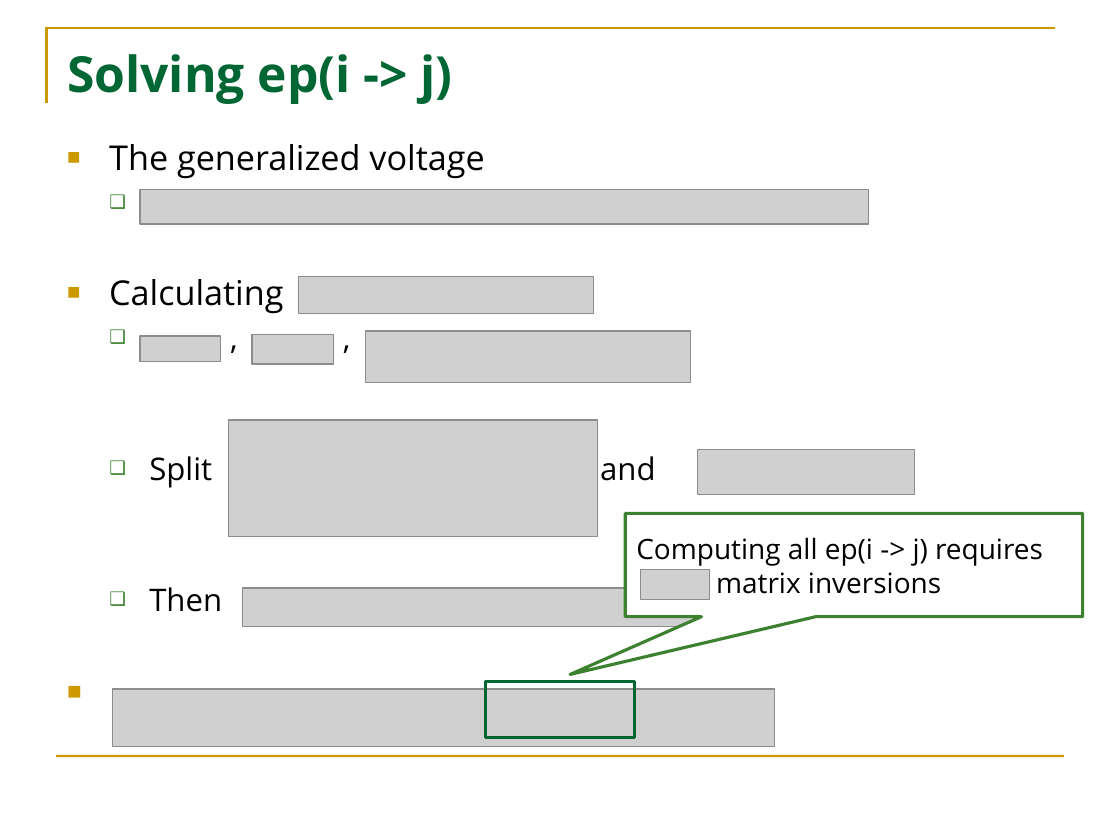
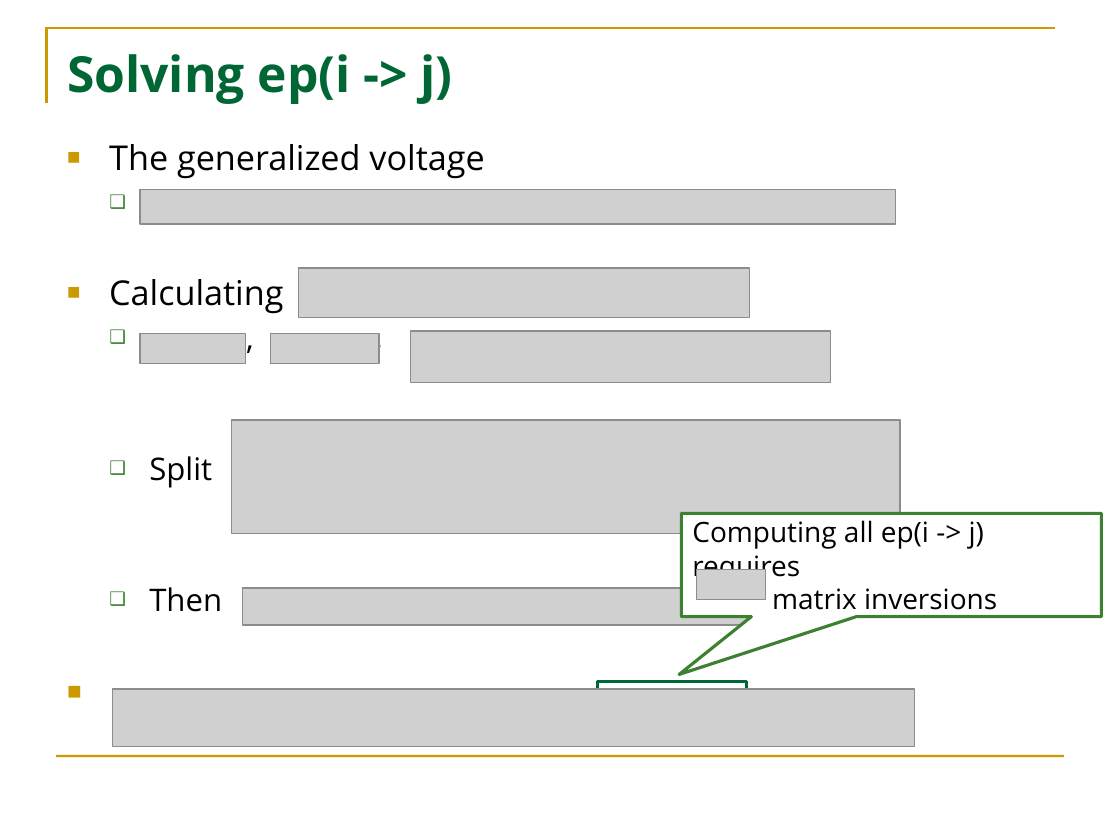
Before and after one commit to HuanSGT/rw-dir-prox, a slide deck: slide 13 of rw-pdf.pptx. Drawn at 1120x840 pixels with LibreOffice and Linux fonts; fonts in the diff are those of the drawing; grey boxes stand for pictures. Boxes give left, top, right and bottom in pixels: in the first picture for what was removed or moved away, otherwise in the second. Text is boxed around its words. In the diff, an @@ line names an element or a change of style, - is before the commit and + after.

```diff
--- a/rw-pdf.pptx
+++ b/rw-pdf.pptx
@@ picture resized from (x1=140, y1=189, x2=869, y2=224) to (x1=140, y1=189, x2=896, y2=224) @@
@@ picture resized from (x1=299, y1=277, x2=594, y2=315) to (x1=299, y1=268, x2=749, y2=317) @@
@@ picture resized from (x1=140, y1=336, x2=221, y2=362) to (x1=140, y1=334, x2=245, y2=364) @@
@@ picture removed at (x1=252, y1=334, x2=334, y2=364) @@
@@ picture added at (x1=271, y1=334, x2=380, y2=364) @@
@@ picture resized from (x1=365, y1=332, x2=691, y2=383) to (x1=411, y1=332, x2=831, y2=383) @@
@@ picture resized from (x1=228, y1=420, x2=597, y2=536) to (x1=232, y1=420, x2=900, y2=533) @@
@@ text at (x1=149, y1=456, x2=212, y2=488): text changed @@
-  ❑ Split and
+  ❑ Split
@@ picture removed at (x1=698, y1=450, x2=915, y2=495) @@
@@ speech box "Computing all ep(i -> j) ..." resized from (x1=625, y1=513, x2=1082, y2=616) to (x1=681, y1=513, x2=1101, y2=616) @@
@@ speech box "Computing all ep(i -> j) ..." at (x1=681, y1=513, x2=1101, y2=616): proportions changed @@
@@ picture moved from (x1=641, y1=569, x2=709, y2=599) to (x1=697, y1=569, x2=765, y2=599) @@
@@ picture resized from (x1=243, y1=588, x2=710, y2=626) to (x1=243, y1=588, x2=773, y2=625) @@
@@ picture resized from (x1=113, y1=689, x2=775, y2=746) to (x1=113, y1=689, x2=915, y2=746) @@
@@ rectangle moved from (x1=485, y1=681, x2=634, y2=737) to (x1=597, y1=681, x2=746, y2=737) @@
```
Also in this commit, not shown: 4 other slides changed, 2 other files.
